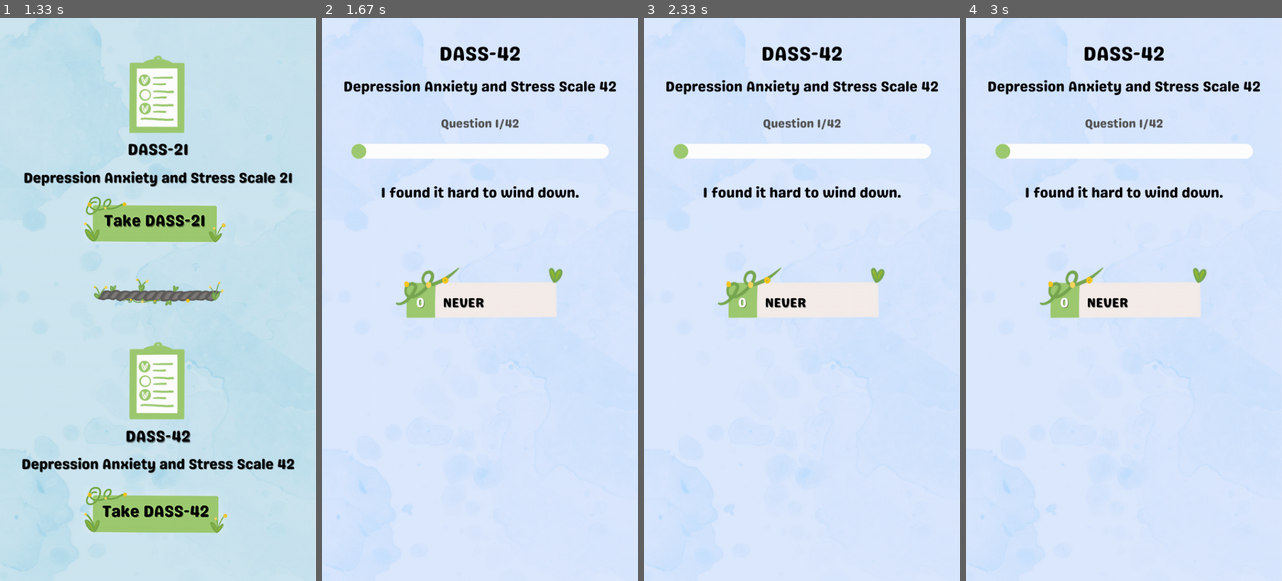
Above: before the commit, frames 1-4 (left to right).
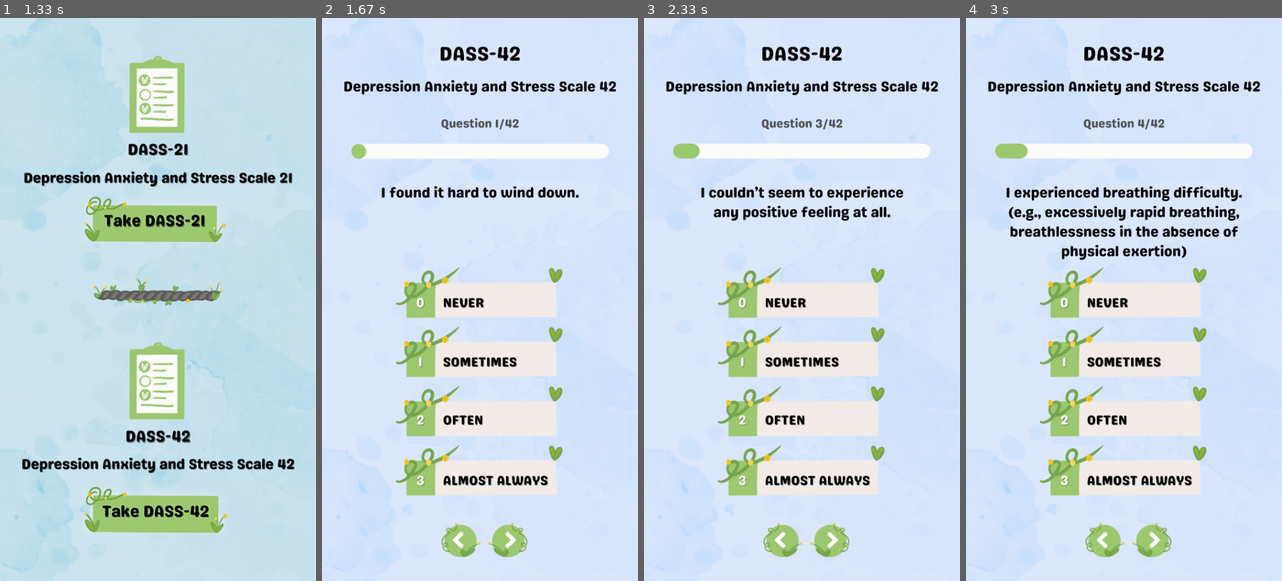
Above: after the commit, the same moments.

Repository: FhaShare/InsightMind
Game: pygame game, started from pygame/InsightMind.py
The game is run twice, just before and just after one commit, with the same random seed, the same clock (stepped at 60 frames per second) and the same inputs.
Inputs (mouse positions are in pixels of both pictures, inside the frame that each line leads up to):
- Up to frame 1 (1.33 s): click (158, 299) at 0.38 s; click (255, 552) at 0.72 s; click (255, 552) at 1.05 s
- Up to frame 2 (1.67 s): click (476, 507) at 1.38 s
- Up to frame 3 (2.33 s): click (830, 541) at 1.72 s; click (786, 445) at 2.05 s
- Up to frame 4 (3 s): click (1206, 389) at 2.38 s

Frame 1 is identical in both runs. In frame 2, 10% of the frame differs, in the area x 23-77%, y 54-96%; in frame 3, 12%; in frame 4, 14%, in the area x 9-88%, y 5-96%.

Commit message:
Fix button error

Diff:
--- a/pygame/InsightMind.py
+++ b/pygame/InsightMind.py
@@ -386,57 +386,57 @@
                 else:
                     questionnaire_finished = True
 
-                if respones1_button.draw(screen):
-                    dass42_responses[current_question_index] = 1
+            if respones1_button.draw(screen):
+                dass42_responses[current_question_index] = 1
+                if current_question_index < len(dass42List) - 1:
+                    current_question_index += 1
+                    show_error_message = False
+                    question_printed = False  # Reset flag here
+                    print("responses = 1")  # Debug print
+                else:
+                    questionnaire_finished = True
+
+            if respones2_button.draw(screen):
+                dass42_responses[current_question_index] = 2
+                if current_question_index < len(dass42List) - 1:
+                    current_question_index += 1
+                    show_error_message = False
+                    question_printed = False  # Reset flag here
+                    print("responses = 2")  # Debug print
+                else:
+                    questionnaire_finished = True
+
+            if respones3_button.draw(screen):
+                dass42_responses[current_question_index] = 3
+                if current_question_index < len(dass42List) - 1:
+                    current_question_index += 1
+                    show_error_message = False
+                    question_printed = False  # Reset flag here
+                    print("responses = 3")  # Debug print
+                else:
+                    questionnaire_finished = True
+
+            # Button for navigating pages
+            if back_button.draw(screen):
+                if current_question_index > 0:
+                    current_question_index -= 1  # Move back to the previous question
+                    question_printed = False  # Reset flag here
+                    print("Back Button clicked")  # Debug print
+            if next_button.draw(screen):
+                print("Next Button clicked")  # Debug print
+                if dass42_responses[current_question_index] == -1:
+                    if not error_message:
+                        error_message = font.render("Please select an option to continue.", True, (255, 0, 0))
+                        show_error_message = True
+                    else:
+                        show_error_message = False
                     if current_question_index < len(dass42List) - 1:
                         current_question_index += 1
-                        show_error_message = False
-                        question_printed = False  # Reset flag here
-                        print("responses = 1")  # Debug print
+                        question_printed = False  # Ensuring we reset this to allow re-printing question display
                     else:
                         questionnaire_finished = True
-
-                if respones2_button.draw(screen):
-                    dass42_responses[current_question_index] = 2
-                    if current_question_index < len(dass42List) - 1:
-                        current_question_index += 1
-                        show_error_message = False
-                        question_printed = False  # Reset flag here
-                        print("responses = 2")  # Debug print
-                    else:
-                        questionnaire_finished = True
-
-                if respones3_button.draw(screen):
-                    dass42_responses[current_question_index] = 3
-                    if current_question_index < len(dass42List) - 1:
-                        current_question_index += 1
-                        show_error_message = False
-                        question_printed = False  # Reset flag here
-                        print("responses = 3")  # Debug print
-                    else:
-                        questionnaire_finished = True
-
-                    # Button for navigating pages
-                    if back_button.draw(screen):
-                        if current_question_index > 0:
-                            current_question_index -= 1  # Move back to the previous question
-                            question_printed = False  # Reset flag here
-                            print("Back Button clicked")  # Debug print
-                    if next_button.draw(screen):
-                        print("Next Button clicked")  # Debug print
-                        if dass42_responses[current_question_index] == -1:
-                            if not error_message:
-                                error_message = font.render("Please select an option to continue.", True, (255, 0, 0))
-                            show_error_message = True
-                        else:
-                            show_error_message = False
-                            if current_question_index < len(dass42List) - 1:
-                                current_question_index += 1
-                                question_printed = False  # Ensuring we reset this to allow re-printing question display
-                            else:
-                                questionnaire_finished = True
-                    if show_error_message and error_message:
-                        screen.blit(error_message, (55, 250))
+            if show_error_message and error_message:
+                screen.blit(error_message, (55, 250))
 
         if questionnaire_finished == True:
             screen.blit(result_page, (0, 0))
